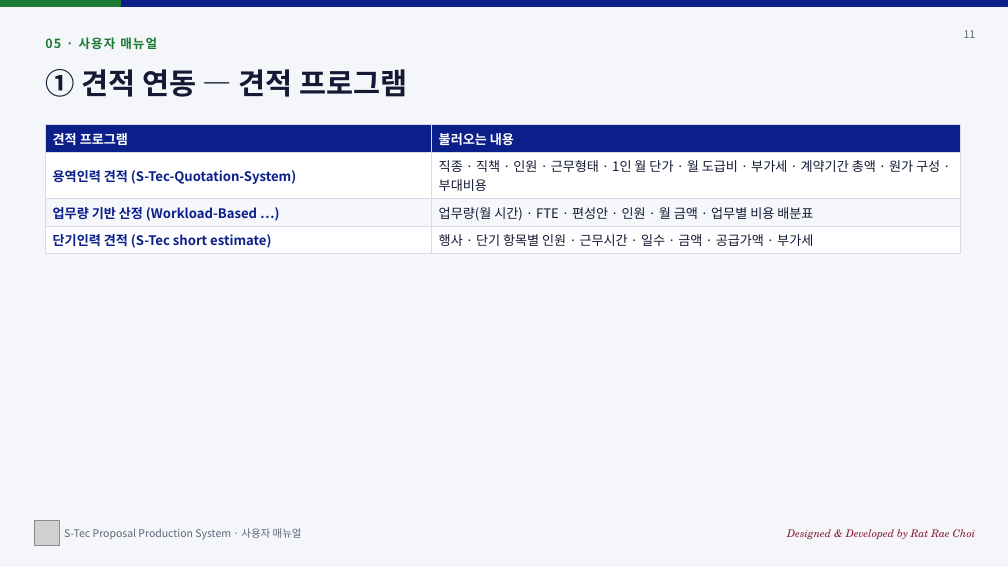
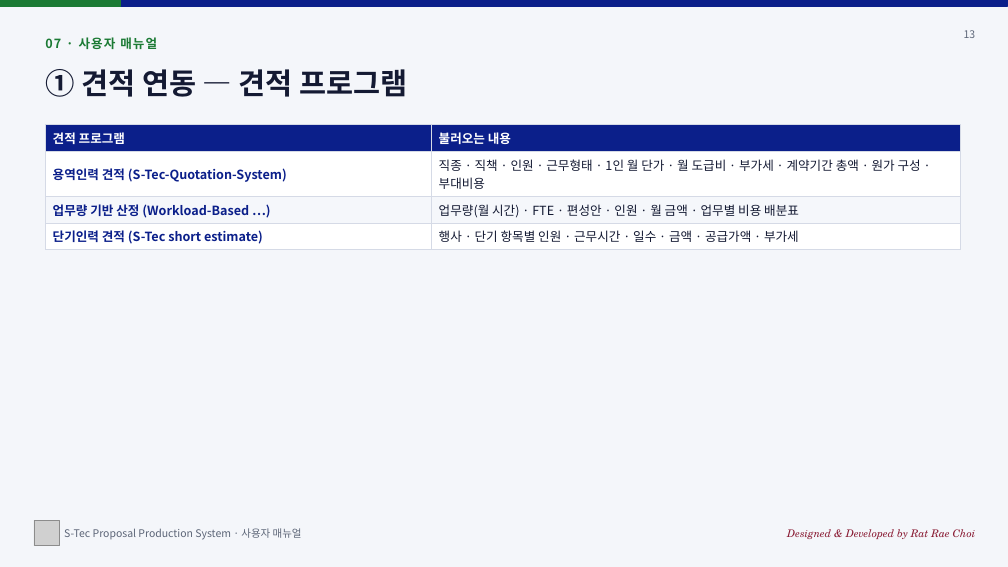
Before and after one commit to sadness500-boop/S-Tec-Proposal-Production-System, a slide deck: slide 13 of docs/S-Tec-Proposal-Production-System_사용자매뉴얼_v2.1.1.pptx (slide 11 before the commit). Drawn at 1008x567 pixels with LibreOffice and Linux fonts; fonts in the diff are those of the drawing; grey boxes stand for pictures. Boxes give left, top, right and bottom in pixels: in the first picture for what was removed or moved away, otherwise in the second. Text is boxed around its words. In the diff, an @@ line names an element or a change of style, - is before the commit and + after.

```diff
--- a/docs/S-Tec-Proposal-Production-System_사용자매뉴얼_v2.1.1.pptx
+++ b/docs/S-Tec-Proposal-Production-System_사용자매뉴얼_v2.1.1.pptx
@@ text at (45, 37, 157, 49): text changed @@
-05 · 사용자 매뉴얼
+07 · 사용자 매뉴얼
@@ text at (964, 30, 976, 38): text changed @@
-11
+13
@@ table at (45, 125, 960, 248) @@
@@ size 12.5 to 12 pt @@
```
Also in this commit, not shown: 20 other slides changed, 2 slides added, 19 other files.
